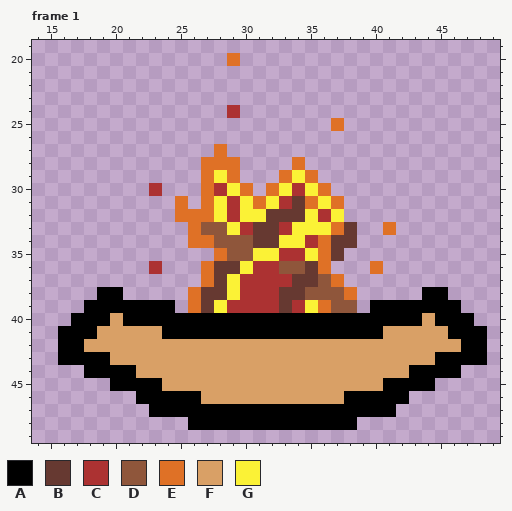
Edited in one commit: pixel-art file (assets/brazier_lit.aseprite). Above: the version before the commit.
64x64 pixels, 4 frames. Shown: frame 1: x 14..49, y 19..49. The commit also changed other frames, which this record leaves out.
Visible layers, top first: "Layer 2", "Layer 1".
Palette (. is transparent): A #000000  B #663931  C #ac3232  D #8f563b  E #df7126  F #d9a066  G #fbf236
Pixels before, frame 1, first column x 16:
20 .............E...................
21 .................................
22 .................................
23 .................................
24 .............C...................
25 .....................E...........
26 .................................
27 ............E....................
28 ...........EEE....E..............
29 ...........EGE...EGE.............
30 .......C...ECGE.EGCGE............
31 .........E.EGCGEGCBEGE...........
32 .........EEEGCGGBBBGCG...........
33 ..........EDDGCBBCGGGEB..E.......
34 ..........EEDDDBBGGCEBB..........
35 ............EDDGGCCGEB...........
36 .......C...EBBGCCDDBE...E........
37 ...........EBGCCCCBBDE...........
38 ...AA.....EBBGCCCBBDDDE.....AA...
39 ..AAAAAAA.EBGCCCCBCGEDD.AAAAAAA..
40 .AAAFAAAAAAAAAAAAAAAAAAAAAAAFAAA.
41 AAAFFFFFAAAAAAAAAAAAAAAAAFFFFFAAA
42 AAFFFFFFFFFFFFFFFFFFFFFFFFFFFFFAA
43 AAAAFFFFFFFFFFFFFFFFFFFFFFFFFAAAA
44 ..AAAAFFFFFFFFFFFFFFFFFFFFFAAAA..
45 ....AAAAFFFFFFFFFFFFFFFFFAAAA....
46 ......AAAAAFFFFFFFFFFFAAAAA......
47 .......AAAAAAAAAAAAAAAAAAA.......
48 ..........AAAAAAAAAAAAA..........
The result:
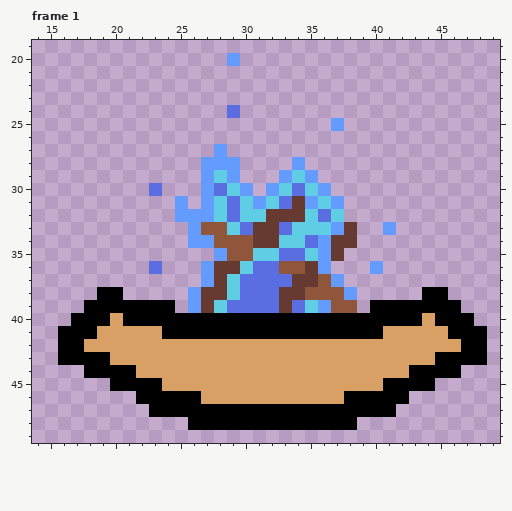
The exact change:
layer "Layer 2" now hidden
layer "Layer 2 Copy" added
colour C: #ac3232 -> #5b6ee1
colour E: #df7126 -> #639bff
colour G: #fbf236 -> #5fcde4
Where, in picture pixels (left, top, right, bottom), the same in both pictures:
changed: (149, 53, 396, 313)
